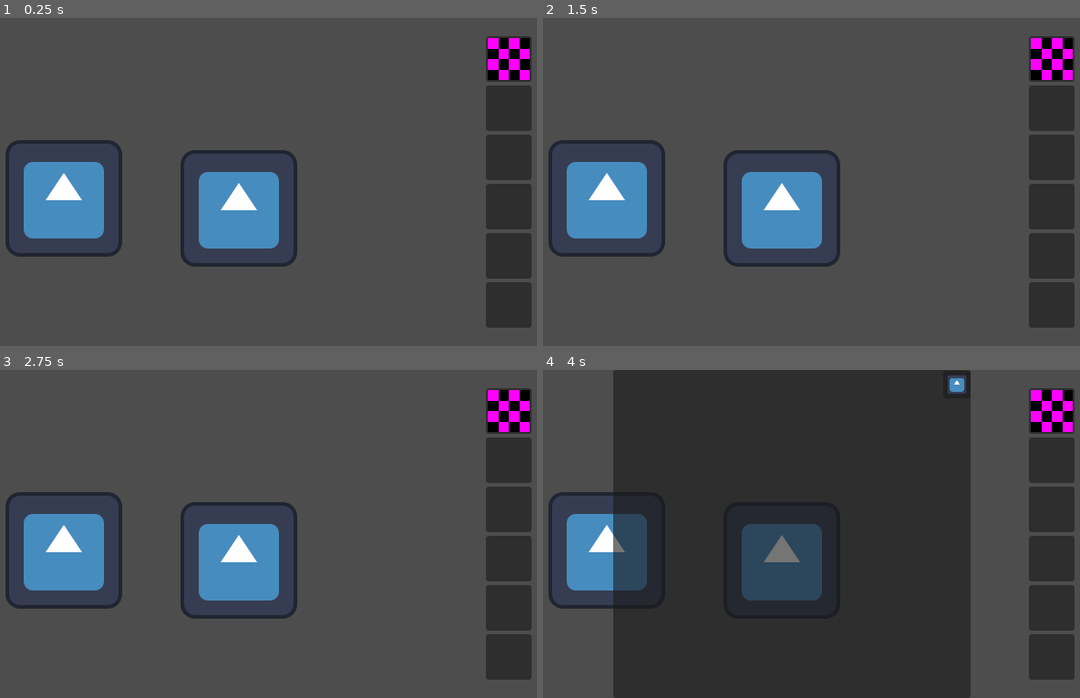
Above: before the commit, frames 1-4 (two rows, left to right).
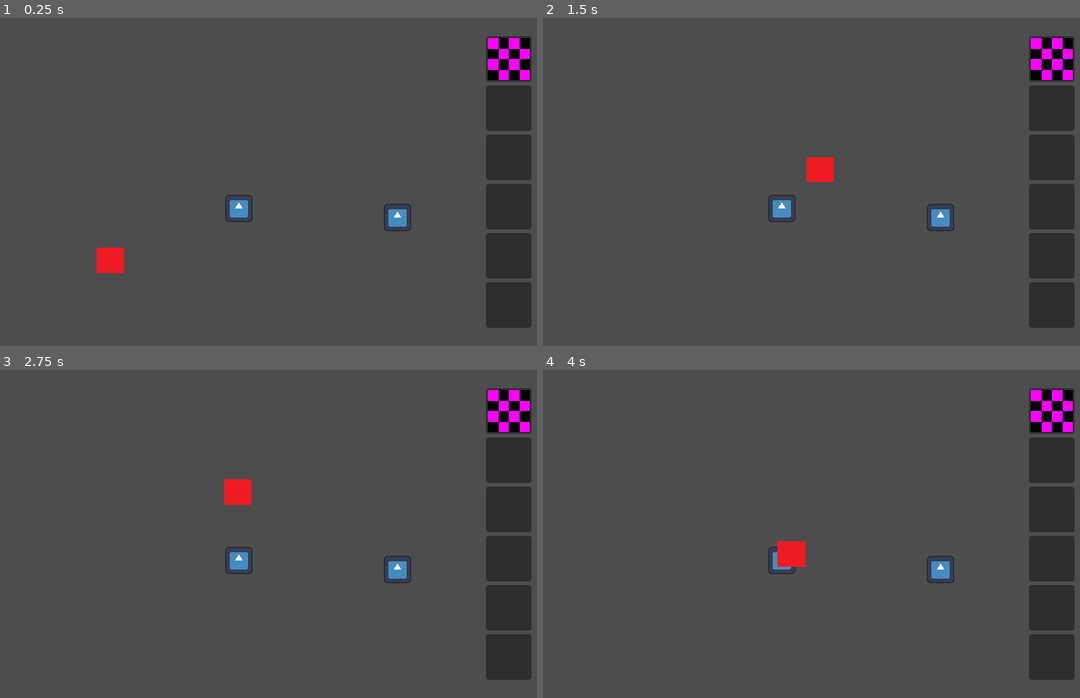
Above: after the commit, the same moments.

Repository: kodiitulip/specters-case
Game: Godot game, scene res://scenes/tests/test_world.tscn
Two runs of this game, one before a commit and one after it. Both use one fixed random seed, a clock stepped at 60 frames per second and the inputs below. The engine's default icon, where the game draws it, is replaced by a stand-in: a white triangle on a blue panel in a dark square.
Inputs (mouse positions are in pixels of both pictures, inside the frame that each line leads up to):
- Up to frame 1 (0.25 s): no input
- Up to frame 2 (1.5 s): tap Enter at 0.5 s; drag from (779, 208) to (607, 198) at 0.52 s; click (956, 31) at 1.27 s
- Up to frame 3 (2.75 s): drag from (134, 550) to (220, 599) at 2.02 s
- Up to frame 4 (4 s): move the mouse to (849, 461) at 2.77 s; press the mouse at (849, 461) at 2.78 s; release the mouse at (849, 461) at 3.5 s; tap Space at 3.5 s; drag from (763, 599) to (618, 484) at 3.52 s

The runs differ from the first frame. In frame 1, 9.2% of the frame differs, in the area x 1-77%, y 37-78%; in frame 2, 9.2%; in frame 3, 9.2%; in frame 4, 69%, in the area x 1-80%, y 0-100%.

Commit message:
fix: file re-organization
+ changed player input from bein in the ""main"" script to being on the
player script

Diff:
--- a/main.gd
+++ /dev/null
@@ -1,18 +0,0 @@
-extends Node2D
-
-# Defining some variables
-@onready var player = $Player # Player object
-
-# function that identifies the click position and moves the player to it
-func _input(event: InputEvent) -> void:
-
-	# Boolean variable for click
-	var click: bool = (
-	event is InputEventMouseButton
-	and event.button_index == MOUSE_BUTTON_LEFT
-	and event.is_pressed()
-)
-	# Checking the click
-	if (click):
-		var move_pos = get_global_mouse_position() # Getting the click position
-		player.setTarget(move_pos) # Moving the player
--- /dev/null
+++ b/scenes/characters/player/player.gd
@@ -0,0 +1,26 @@
+extends CharacterBody2D
+
+# Defining some player variables
+@export var speed: float = 150.0
+var target_pos: Vector2 # Target position to move
+
+func _ready() -> void:
+	target_pos = global_position
+
+# Function that sets the target position
+func _unhandled_input(event: InputEvent) -> void:
+	if event.is_action_pressed(&"left_mouse_button"):
+		target_pos = get_global_mouse_position()
+		get_viewport().set_input_as_handled()
+
+# Making player move
+func _physics_process(delta: float) -> void:
+	if not target_pos:
+		return
+	global_position = global_position.move_toward(target_pos, speed * delta)
+	var direction: Vector2 = (target_pos - global_position)
+	if direction.length() > 1:
+		velocity = direction.normalized() * speed
+	else:
+		velocity = Vector2.ZERO
+	move_and_slide()
--- /dev/null
+++ b/scenes/characters/player/player.tscn
@@ -0,0 +1,19 @@
+[gd_scene load_steps=4 format=3 uid="uid://d3gp4axp8ws3v"]
+
+[ext_resource type="Script" uid="uid://dn43akq6n18lu" path="res://scenes/characters/player/player.gd" id="1_t61fv"]
+[ext_resource type="Texture2D" uid="uid://cuuevkwd00wky" path="res://assets/player.png" id="2_686vu"]
+
+[sub_resource type="RectangleShape2D" id="RectangleShape2D_2hpwc"]
+size = Vector2(100, 93.33333)
+
+[node name="Player" type="CharacterBody2D"]
+motion_mode = 1
+script = ExtResource("1_t61fv")
+
+[node name="PlayerSprite" type="Sprite2D" parent="."]
+scale = Vector2(0.3, 0.3)
+texture = ExtResource("2_686vu")
+
+[node name="PlayerCollision" type="CollisionShape2D" parent="."]
+scale = Vector2(0.3, 0.3)
+shape = SubResource("RectangleShape2D_2hpwc")
--- a/scenes/mangers/scenes/main.tscn
+++ /dev/null
@@ -1,24 +0,0 @@
-[gd_scene load_steps=5 format=3 uid="uid://byf4cshyfqpow"]
-
-[ext_resource type="Script" uid="uid://265lbt14lxjw" path="res://main.gd" id="1_enxqc"]
-[ext_resource type="Script" uid="uid://dn43akq6n18lu" path="res://scenes/mangers/scenes/player.gd" id="2_2hpwc"]
-[ext_resource type="Texture2D" uid="uid://cuuevkwd00wky" path="res://assets/Player.png" id="2_qie1u"]
-
-[sub_resource type="RectangleShape2D" id="RectangleShape2D_2hpwc"]
-size = Vector2(100, 93.33333)
-
-[node name="Main" type="Node2D"]
-position = Vector2(15, 13)
-script = ExtResource("1_enxqc")
-
-[node name="Player" type="CharacterBody2D" parent="."]
-position = Vector2(16, 17)
-script = ExtResource("2_2hpwc")
-
-[node name="PlayerSprite" type="Sprite2D" parent="Player"]
-scale = Vector2(0.3, 0.3)
-texture = ExtResource("2_qie1u")
-
-[node name="PlayerCollision" type="CollisionShape2D" parent="Player"]
-scale = Vector2(0.3, 0.3)
-shape = SubResource("RectangleShape2D_2hpwc")
--- a/scenes/mangers/scenes/player.gd
+++ /dev/null
@@ -1,23 +0,0 @@
-extends CharacterBody2D
-
-# Defining some player variables
-var speed: float = 150.0
-var target_pos: Vector2 # Target position to move
-
-func _ready() -> void:
-	target_pos = global_position
-
-# Function that sets the target position
-func setTarget(pos: Vector2) -> void:
-	target_pos = pos
-
-# Making player move
-func _physics_process(delta: float) -> void:
-	global_position = global_position.move_toward(target_pos, speed * delta)
-	if (target_pos):
-		var direction: Vector2 = (target_pos - global_position)
-		if direction.length() > 1:
-			velocity = direction.normalized() * speed
-		else:
-			velocity = Vector2.ZERO
-		move_and_slide()
--- a/scenes/tests/test_world.tscn
+++ b/scenes/tests/test_world.tscn
@@ -1,11 +1,12 @@
-[gd_scene load_steps=7 format=3 uid="uid://0d6t1cxsqes1"]
+[gd_scene load_steps=8 format=3 uid="uid://0d6t1cxsqes1"]
 
 [ext_resource type="PackedScene" uid="uid://ck2xg28ndep6c" path="res://scenes/interfaces/inventory/inventory_interface.tscn" id="1_r2bnu"]
-[ext_resource type="Script" uid="uid://cheqal1ea658b" path="res://scripts/objects/items/overlay_interactable_area_2d.gd" id="2_vlt61"]
+[ext_resource type="Script" uid="uid://cheqal1ea658b" path="res://scripts/objects/interaction/overlay_interactable_area_2d.gd" id="2_vlt61"]
 [ext_resource type="Texture2D" uid="uid://c8e72ng8y1okl" path="res://icon.svg" id="3_c8on4"]
 [ext_resource type="PackedScene" uid="uid://dojjb4xkewl1n" path="res://scenes/tests/overlays/overlay_test.tscn" id="3_hd3tn"]
-[ext_resource type="Script" uid="uid://dqnnfjdfxul5r" path="res://scripts/objects/items/pickable_interactable_area_2d.gd" id="5_4vpie"]
+[ext_resource type="Script" uid="uid://dqnnfjdfxul5r" path="res://scripts/objects/interaction/pickable_interactable_area_2d.gd" id="5_4vpie"]
 [ext_resource type="Resource" uid="uid://bgc6sj5v44j1g" path="res://resources/items/test_item.tres" id="6_g5vv6"]
+[ext_resource type="PackedScene" uid="uid://d3gp4axp8ws3v" path="res://scenes/characters/player/player.tscn" id="7_j1ktb"]
 
 [node name="TestWorld" type="Node2D"]
 
@@ -20,19 +21,26 @@
 metadata/_custom_type_script = "uid://cheqal1ea658b"
 
 [node name="Sprite2D" type="Sprite2D" parent="OverlayInteractableArea"]
+scale = Vector2(0.23048902, 0.23048902)
 texture = ExtResource("3_c8on4")
 
 [node name="CollisionPolygon2D" type="CollisionPolygon2D" parent="OverlayInteractableArea"]
+scale = Vector2(0.23048902, 0.23048902)
 polygon = PackedVector2Array(59.1, -64, -59, -64, -63.8, -59, -64, 61, -60.3, 64, 59.6, 64, 63.9, 59, 64, -61.1)
 
 [node name="PickableInteractableArea2D" type="Area2D" parent="."]
-position = Vector2(117, 198)
+position = Vector2(483, 219)
 script = ExtResource("5_4vpie")
 item_data = ExtResource("6_g5vv6")
 metadata/_custom_type_script = "uid://dqnnfjdfxul5r"
 
 [node name="Sprite2D" type="Sprite2D" parent="PickableInteractableArea2D"]
+scale = Vector2(0.23048902, 0.23048902)
 texture = ExtResource("3_c8on4")
 
 [node name="CollisionPolygon2D" type="CollisionPolygon2D" parent="PickableInteractableArea2D"]
+scale = Vector2(0.23048902, 0.23048902)
 polygon = PackedVector2Array(59.1, -64, -59, -64, -63.8, -59, -64, 61, -60.3, 64, 59.6, 64, 63.9, 59, 64, -61.1)
+
+[node name="Player" parent="." instance=ExtResource("7_j1ktb")]
+position = Vector2(168, 266)
--- a/scripts/objects/items/interactable_area_2d.gd
+++ b/scripts/objects/interaction/interactable_area_2d.gd
@@ -26,7 +26,7 @@
 		self.on_interacting()
 
 
-func _on_input_event(_v: Viewport, event: InputEvent, _s: int) -> void:
+func _on_input_event(v: Viewport, event: InputEvent, _s: int) -> void:
 	if event.is_action_pressed(&"left_mouse_button") and not _interact_started:
 		self.on_interact_started()
 		_interact_started = true
@@ -35,3 +35,4 @@
 		self.on_interact_ended()
 		_interact_started = false
 		set_process(false)
+	v.set_input_as_handled()
--- a/scripts/objects/items/pickable_interactable_area_2d.gd
+++ b/scripts/objects/interaction/pickable_interactable_area_2d.gd
@@ -14,6 +14,7 @@
 @export var free_target: Node = null
 
 func _ready() -> void:
+	super._ready()
 	assert(item_data != null, "[code]ItemData[/code] must not be null")
 
 
@@ -22,7 +23,7 @@
 	InventoryInterface.instance.pickup_item(item_data)
 	if not finite:
 		return
-	if free_target != null:
+	if free_target:
 		return free_target.queue_free()
 	queue_free()
 
Renamed: assets/Player.png -> assets/player.png
Not shown, added: assets/player.png.import
Renamed: scenes/mangers/scenes/player.gd.uid -> scenes/characters/player/player.gd.uid
Renamed: scripts/objects/items/interactable_area_2d.gd.uid -> scripts/objects/interaction/interactable_area_2d.gd.uid
Renamed: scripts/objects/items/overlay_interactable_area_2d.gd -> scripts/objects/interaction/overlay_interactable_area_2d.gd
Renamed: scripts/objects/items/overlay_interactable_area_2d.gd.uid -> scripts/objects/interaction/overlay_interactable_area_2d.gd.uid
Renamed: scripts/objects/items/pickable_interactable_area_2d.gd.uid -> scripts/objects/interaction/pickable_interactable_area_2d.gd.uid
